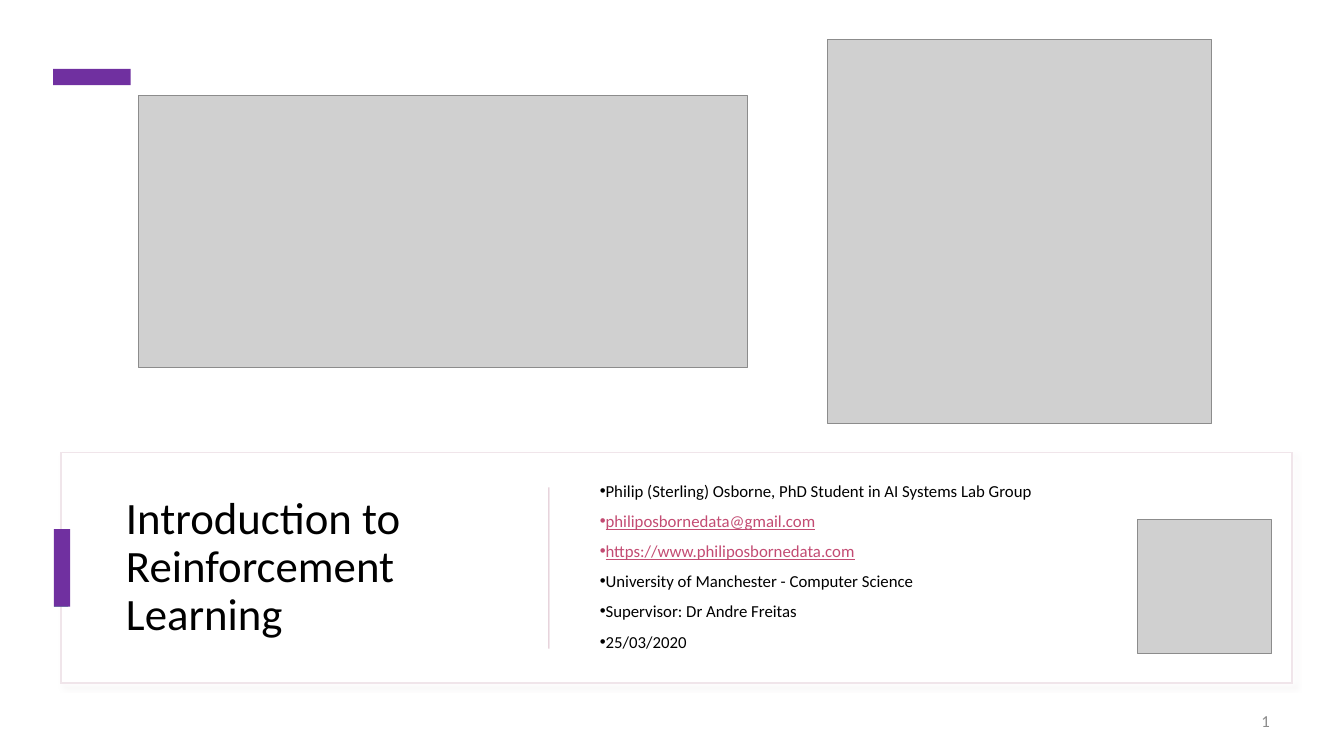
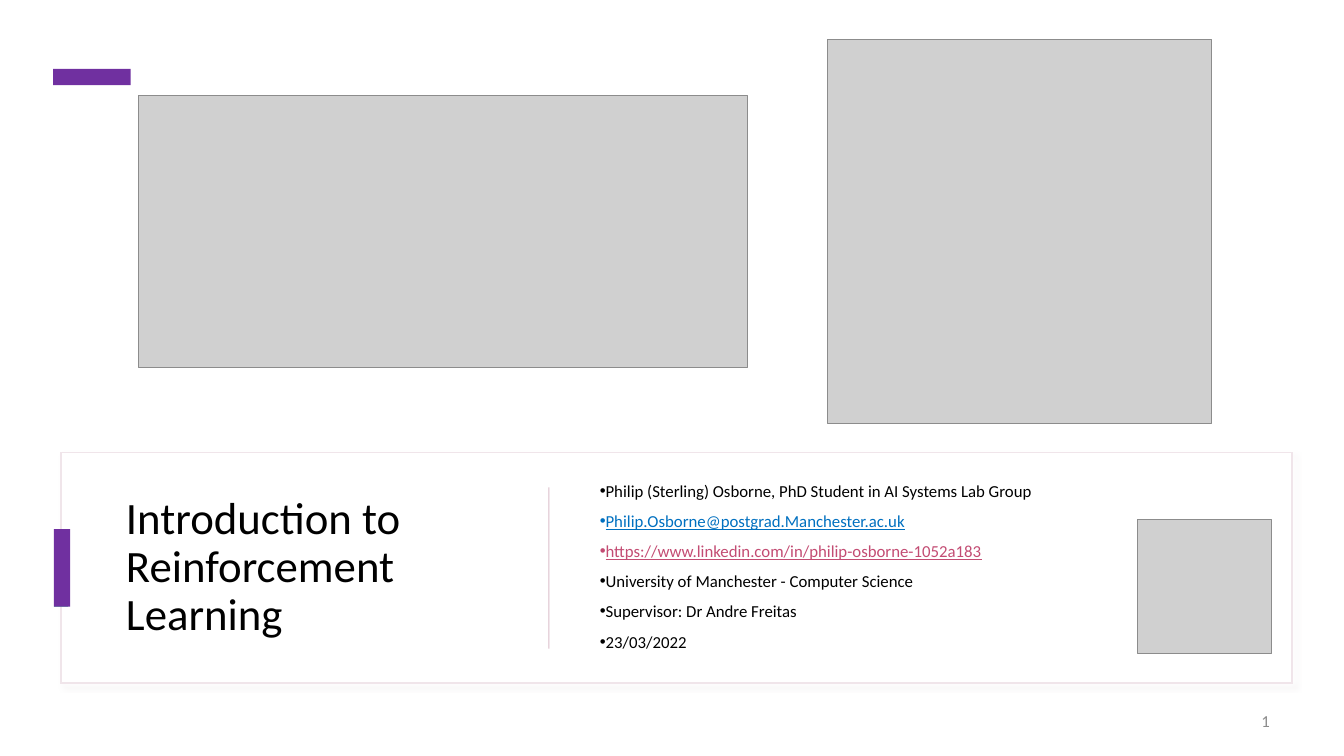
Before and after one commit to osbornep/rl4rl, a slide deck: slide 1 of Introduction to Reinforcement Learning.pptx. Drawn at 1344x756 pixels with LibreOffice and Linux fonts; fonts in the diff are those of the drawing; grey boxes stand for pictures. Boxes give left, top, right and bottom in pixels: in the first picture for what was removed or moved away, otherwise in the second. Text is boxed around its words. In the diff, an @@ line names an element or a change of style, - is before the commit and + after.

```diff
--- a/Introduction to Reinforcement Learning.pptx
+++ b/Introduction to Reinforcement Learning.pptx
@@ subtitle at (606,515,982,560): text changed @@
-• philiposbornedata@gmail.com
-• https://www.philiposbornedata.com
+• Philip.Osborne@postgrad.Manchester.ac.uk
+• https://www.linkedin.com/in/philip-osborne-1052a183
@@ subtitle at (606,636,687,649): text changed @@
-• 25/03/2020
+• 23/03/2022
```
